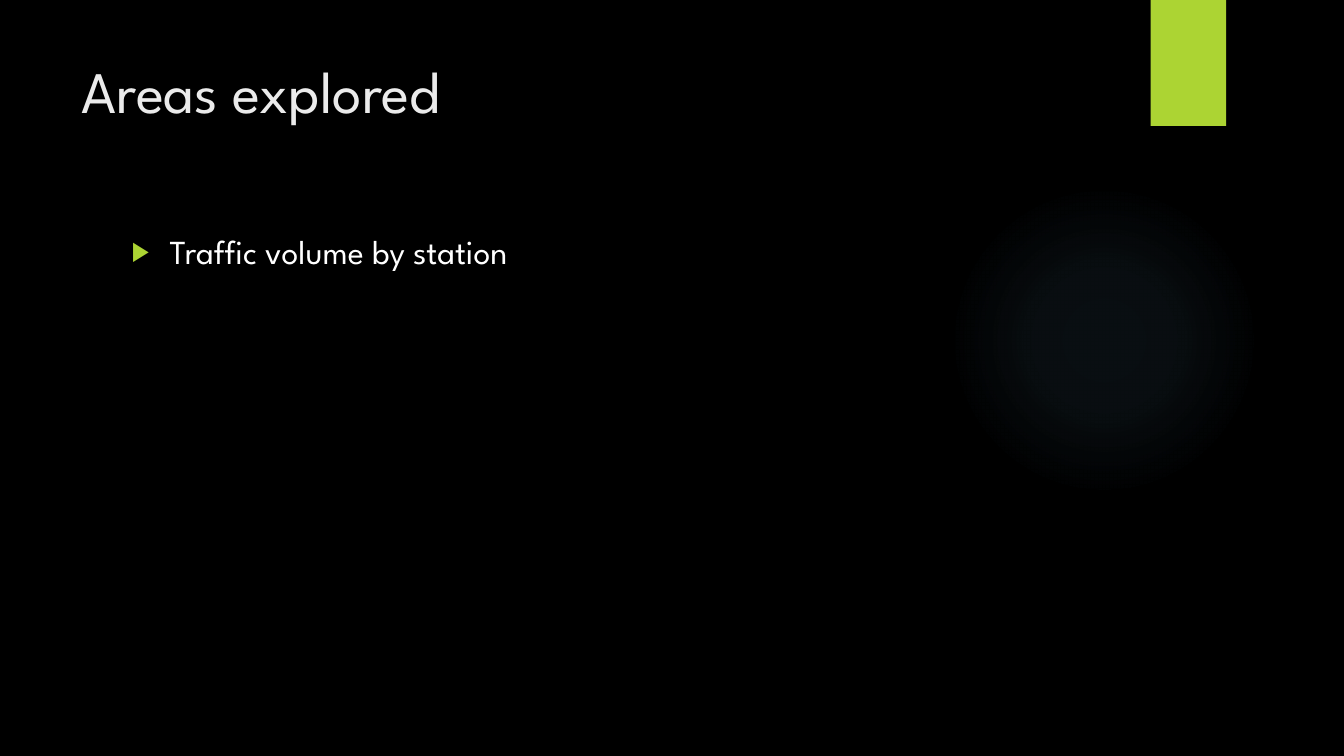
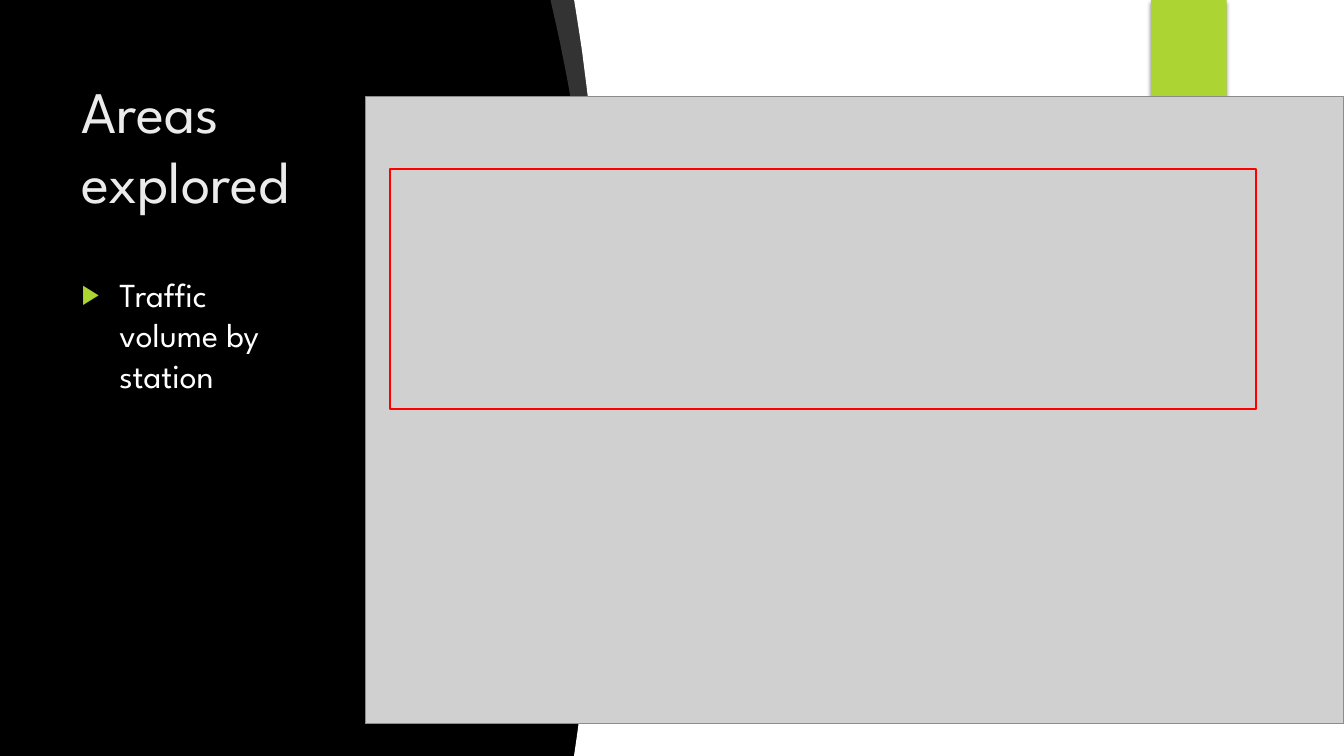
Before and after one commit to JNYH/projectbenson, a slide deck: slide 4 of OptimizeStreetTeamDeployment.pptx. Drawn at 1344x756 pixels with LibreOffice and Linux fonts; fonts in the diff are those of the drawing; grey boxes stand for pictures; background and template pictures are left out. Boxes give left, top, right and bottom in pixels: in the first picture for what was removed or moved away, otherwise in the second. Text is boxed around its words. In the diff, an @@ line names an element or a change of style, - is before the commit and + after.

```diff
--- a/OptimizeStreetTeamDeployment.pptx
+++ b/OptimizeStreetTeamDeployment.pptx
@@ freeform shape added at (551,0,612,409), fill #FFFFFF at 20% opacity @@
@@ freeform shape added at (574,0,722,756), fill #FFFFFF @@
@@ rectangle added at (671,0,1344,756), fill #FFFFFF @@
@@ rectangle added at (1151,0,1227,126), fill #ACD433 @@
@@ title "Areas explored" rewrapped from (81,72,440,126) to (82,94,289,216) @@
@@ picture added at (365,97,1344,724) @@
@@ rectangle added at (390,169,1256,409), outline #FF0000 1.5 pt @@
@@ ellipse removed at (949,185,1259,495) @@
@@ text "Traffic volume by station" rewrapped from (170,240,507,271) to (119,283,259,389) @@
```
Also in this commit, not shown: 8 other slides changed, 2 slides added, 1 slide removed.
